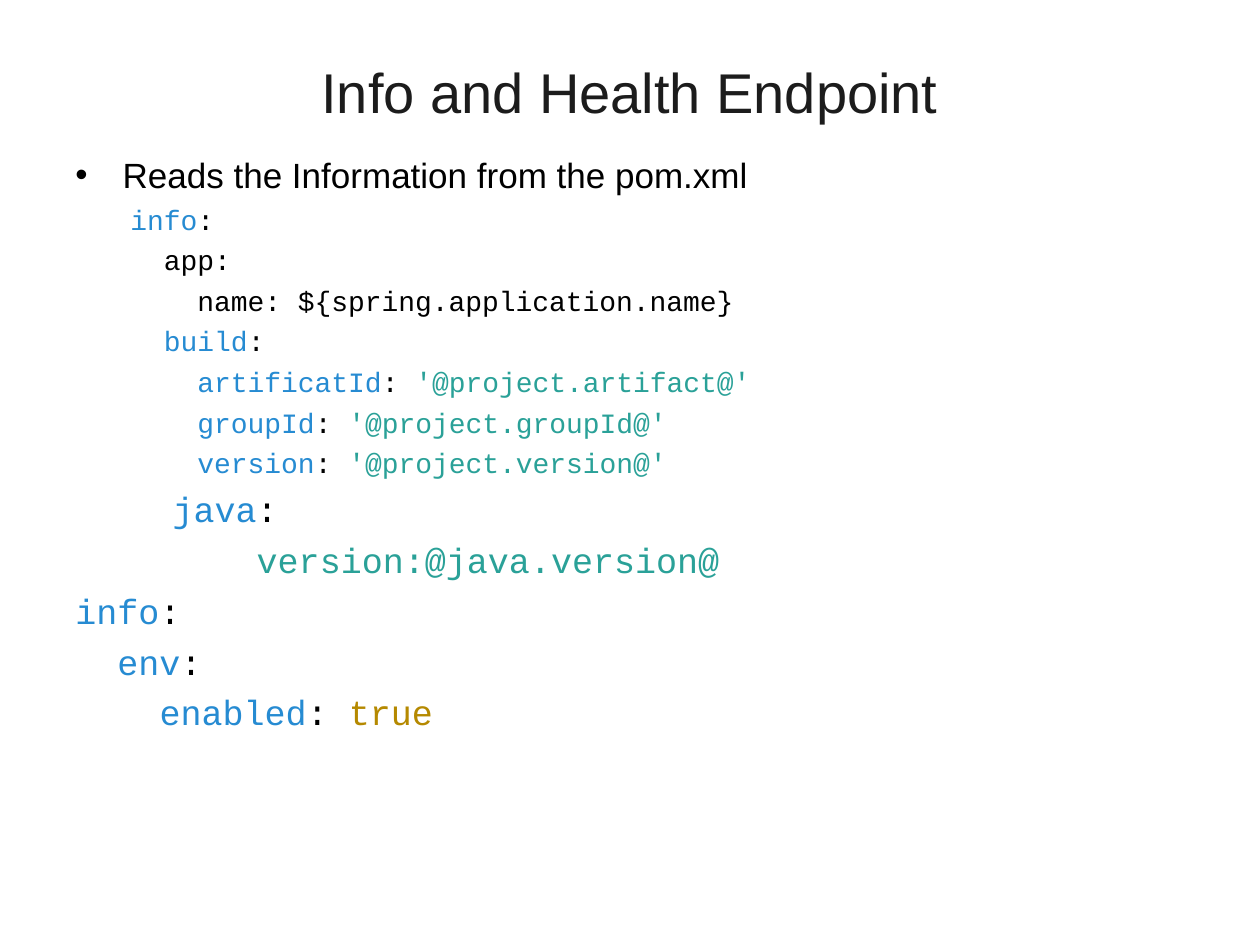
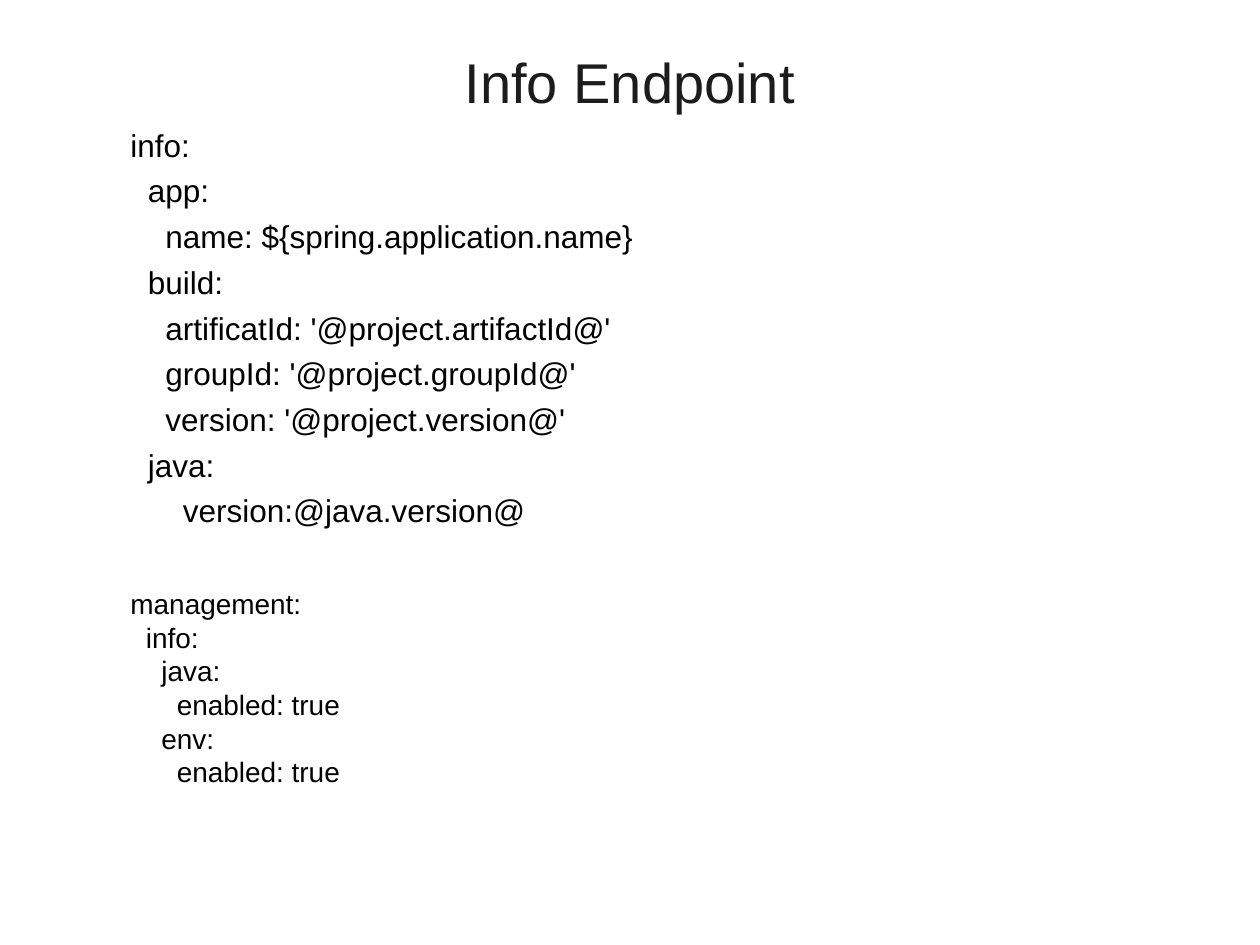
Before and after one commit to vatsanTraining/training_july_2023, a slide deck: slide 6 of MicroService_Module2_Bajaj.ppt. Drawn at 1260x945 pixels with LibreOffice and Linux fonts; fonts in the diff are those of the drawing; background and template pictures are left out. Boxes give left, top, right and bottom in pixels: in the first picture for what was removed or moved away, otherwise in the second. Text is boxed around its words. In the diff, an @@ line names an element or a change of style, - is before the commit and + after.

```diff
--- a/MicroService_Module2_Bajaj.ppt
+++ b/MicroService_Module2_Bajaj.ppt
@@ title at (x1=465, y1=62, x2=795, y2=113): text changed @@
-Info and Health Endpoint
+Info Endpoint
@@ text "info:" moved from (x1=75, y1=162, x2=750, y2=726) to (x1=130, y1=134, x2=633, y2=783) @@
@@ text at (x1=130, y1=134, x2=633, y2=528): size 16 to 18 pt in "info:", "app:", "name: ${spring.application.name}", "build:" and 2 more places; font Courier New to Arial in "info:", "app:", "name: ${spring.application.name}", "build:" and 4 more places; text colour #268BD2 to #000000 in "info:", "build:", "groupId:", "version:" and 1 more places; text colour #2AA198 to #000000 in "'@project.groupId@'", "'@project.version@'", "version:@java.version@"; size 20 to 18 pt in "java:", "version:@java.version@" @@
@@ text at (x1=123, y1=162, x2=747, y2=194): paragraph removed @@
-• Reads the Information from the pom.xml
@@ text at (x1=165, y1=317, x2=611, y2=346): text changed; size 16 to 18 pt; font Courier New to Arial; text colour #2AA198 to #000000 @@
-  artificatId: '@project.artifact@'
+  artificatId: '@project.artifactId@'
@@ text at (x1=130, y1=596, x2=340, y2=783): text changed; size 20 to 16 pt; font Courier New to Arial; text colour #268BD2 to #000000 @@
-info:
-env:
-enabled: true
+  management:
+  info:
+  java:
+  enabled: true
+  env:
+  enabled: true
```
Also in this commit, not shown: 3 other slides changed, 92 slides added, 13 slides removed, 16 other files.
